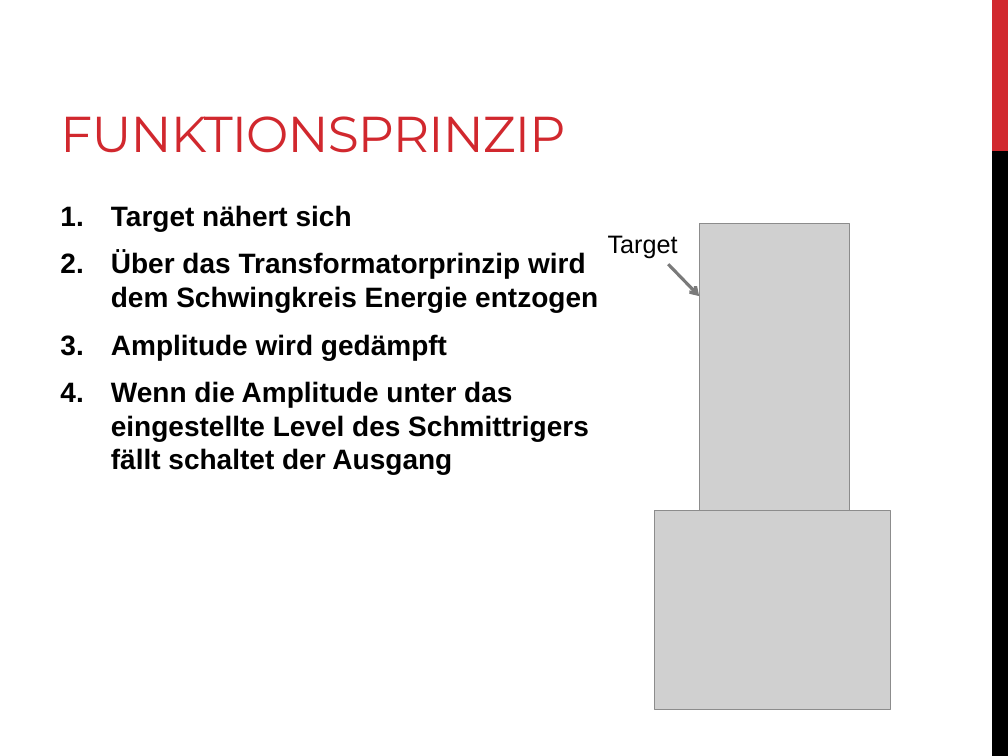
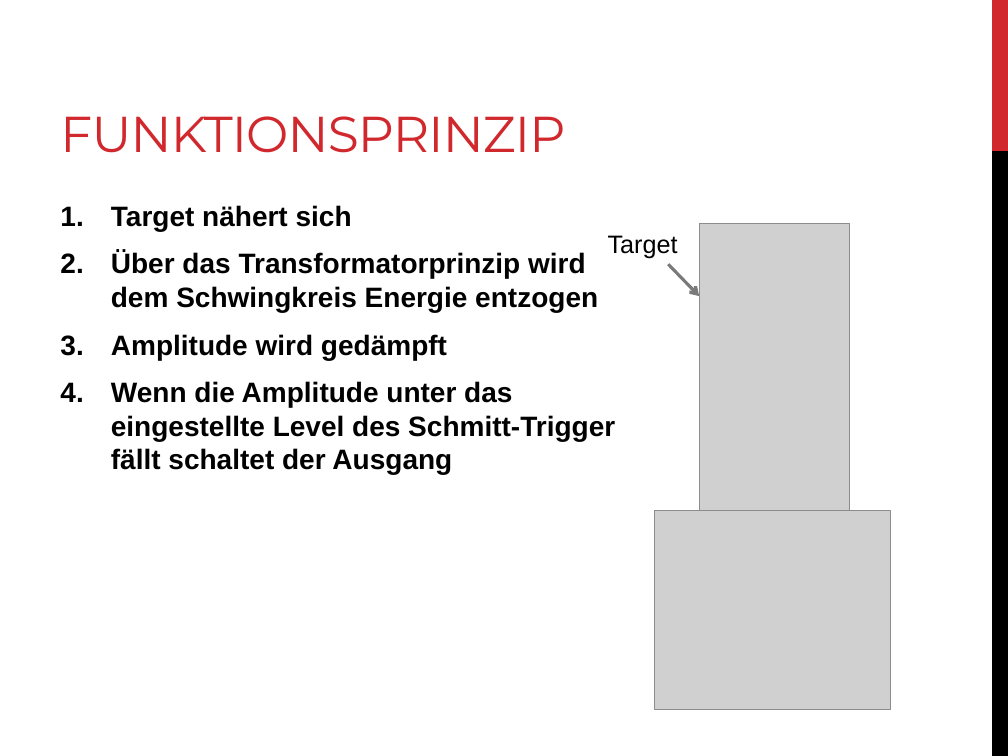
Before and after one commit to anpait00/TIB6, a slide deck: slide 5 of induktiv_sensoren.pptx. Drawn at 1008x756 pixels with LibreOffice and Linux fonts; fonts in the diff are those of the drawing; grey boxes stand for pictures. Boxes give left, top, right and bottom in pixels: in the first picture for what was removed or moved away, otherwise in the second. Text is boxed around its words. In the diff, an @@ line names an element or a change of style, - is before the commit and + after.

Commit message:
fixxed typos

```diff
--- a/induktiv_sensoren.pptx
+++ b/induktiv_sensoren.pptx
@@ text at (x1=111, y1=381, x2=615, y2=475): text changed @@
-4. Wenn die Amplitude unter das eingestellte Level des Schmittrigers fällt schaltet der Ausgang
+4. Wenn die Amplitude unter das eingestellte Level des Schmitt-Trigger fällt schaltet der Ausgang
```
Also in this commit, not shown: 2 other slides changed.
